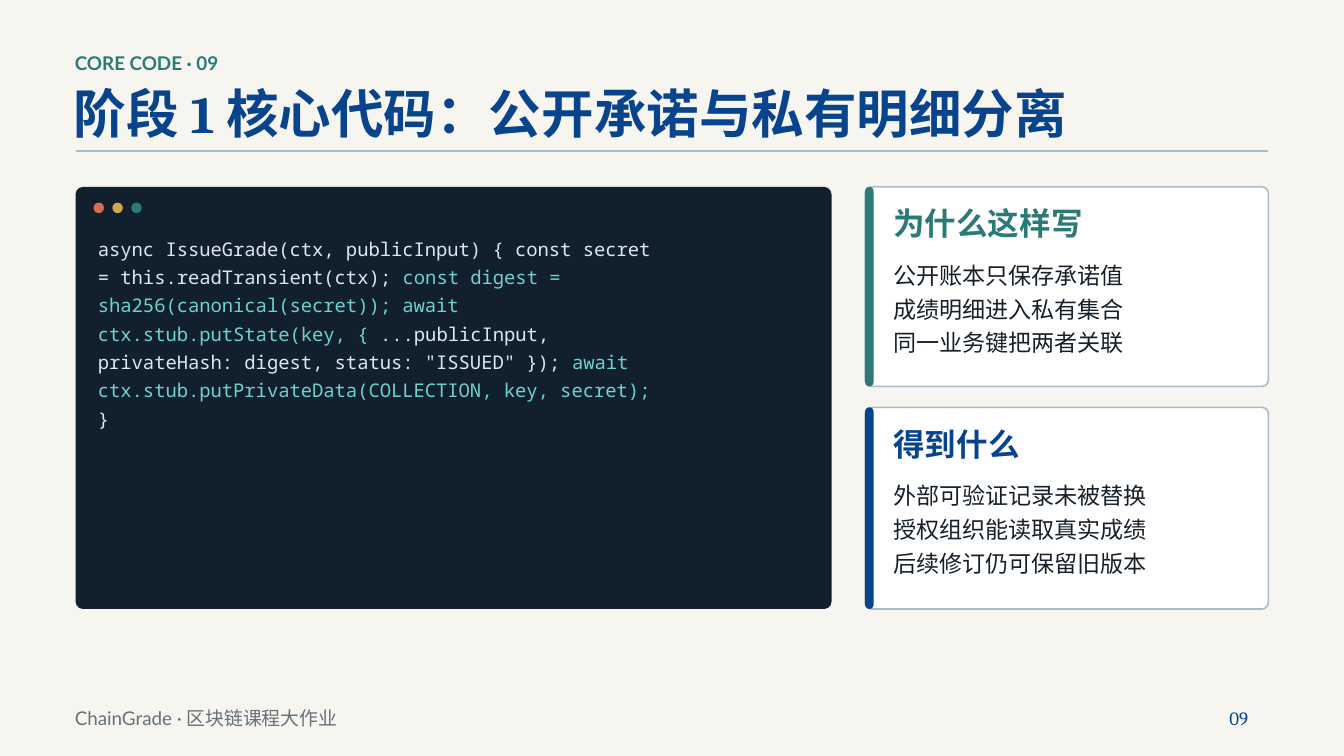
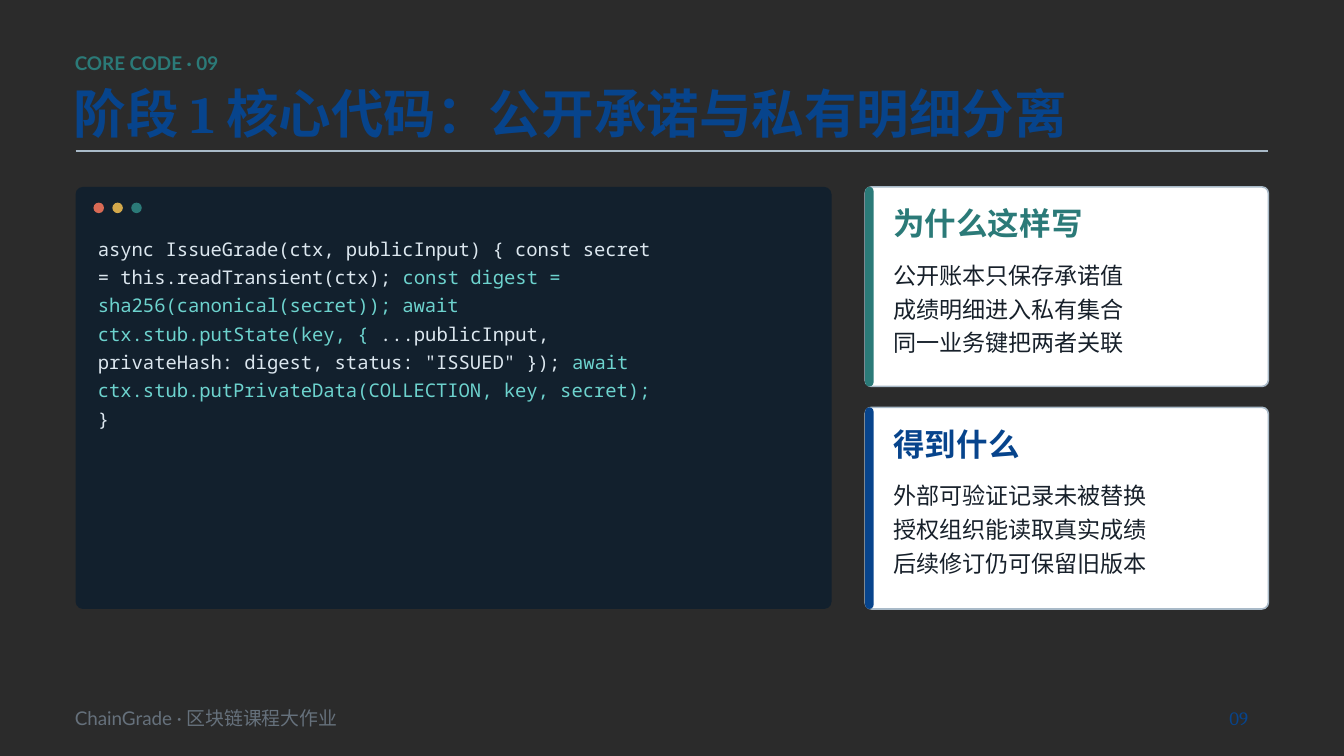
Before and after one commit to ytq0198/Echoes-of-the-Chain, a slide deck: slide 9 of deliverables/course/ChainGrade_课程答辩_重制版.pptx. Drawn at 1344x756 pixels with LibreOffice and Linux fonts; fonts in the diff are those of the drawing; background and template pictures are left out; a plain dark background stands for a picture behind light text. Boxes give left, top, right and bottom in pixels: in the first picture for what was removed or moved away, otherwise in the second. Text is boxed around its words. In the diff, an @@ line names an element or a change of style, - is before the commit and + after.

Commit message:
docs: unify defense deck background artwork

```diff
--- a/deliverables/course/ChainGrade_课程答辩_重制版.pptx
+++ b/deliverables/course/ChainGrade_课程答辩_重制版.pptx
@@ background #F6F5F0 to picture (left out) @@
```
Also in this commit, not shown: 4 other slides changed, 4 other files.
